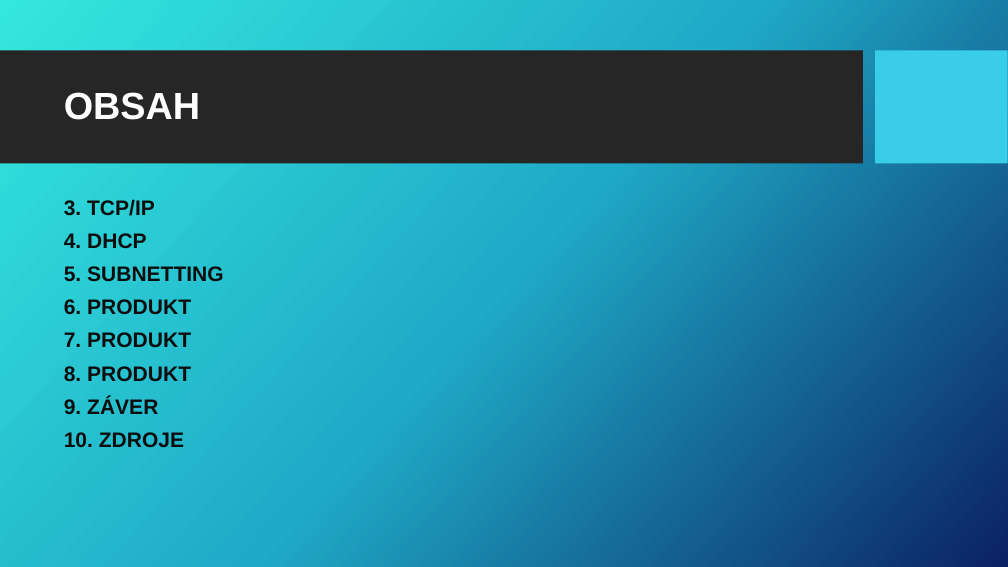
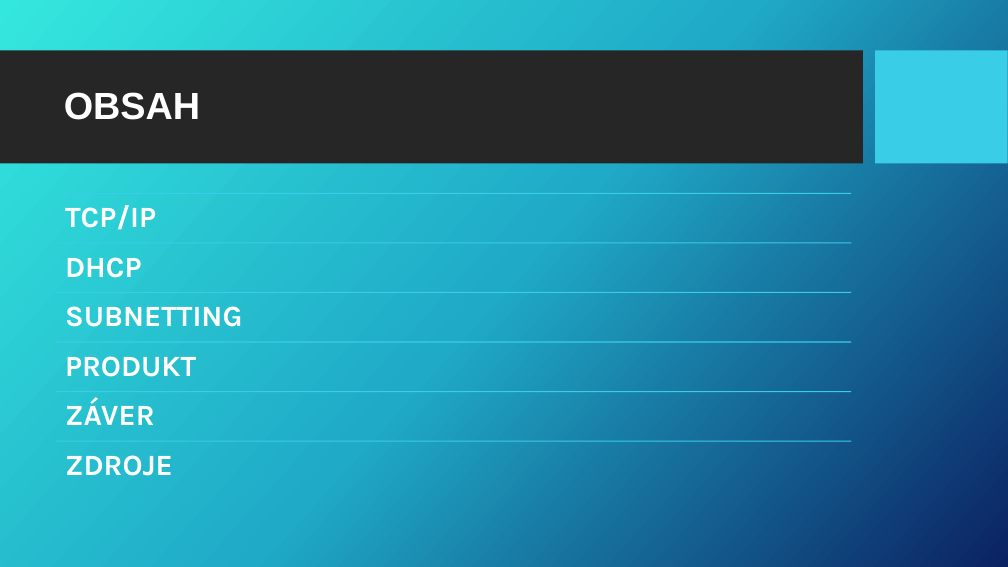
Before and after one commit to GooseNeck22/Tomas-Partl-RP, a slide deck: slide 2 of rocnikova praca prezentacia partl.pptx. Drawn at 1008x567 pixels with LibreOffice and Linux fonts; fonts in the diff are those of the drawing; background and template pictures are left out. Boxes give left, top, right and bottom in pixels: in the first picture for what was removed or moved away, otherwise in the second. Text is boxed around its words. In the diff, an @@ line names an element or a change of style, - is before the commit and + after.

```diff
--- a/rocnikova praca prezentacia partl.pptx
+++ b/rocnikova praca prezentacia partl.pptx
@@ text removed at <box>64,199,224,447</box> @@
-3. TCP/IP
-4. DHCP
-5. SUBNETTING
-6. PRODUKT
-7. PRODUKT
-8. PRODUKT
-9. ZÁVER
-10. ZDROJE
@@ group added at <box>56,194,851,476</box>: 6 lines, 6 texts @@
+TCP/IP
+DHCP
+SUBNETTING
+PRODUKT
+ZÁVER
+ZDROJE
```
Also in this commit, not shown: 8 other slides changed, 1 slide added.
